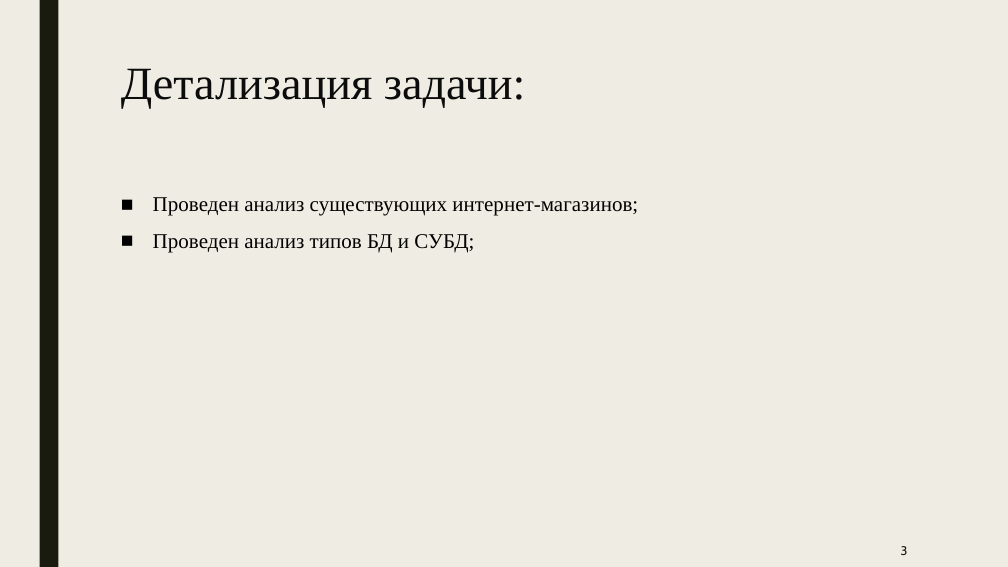
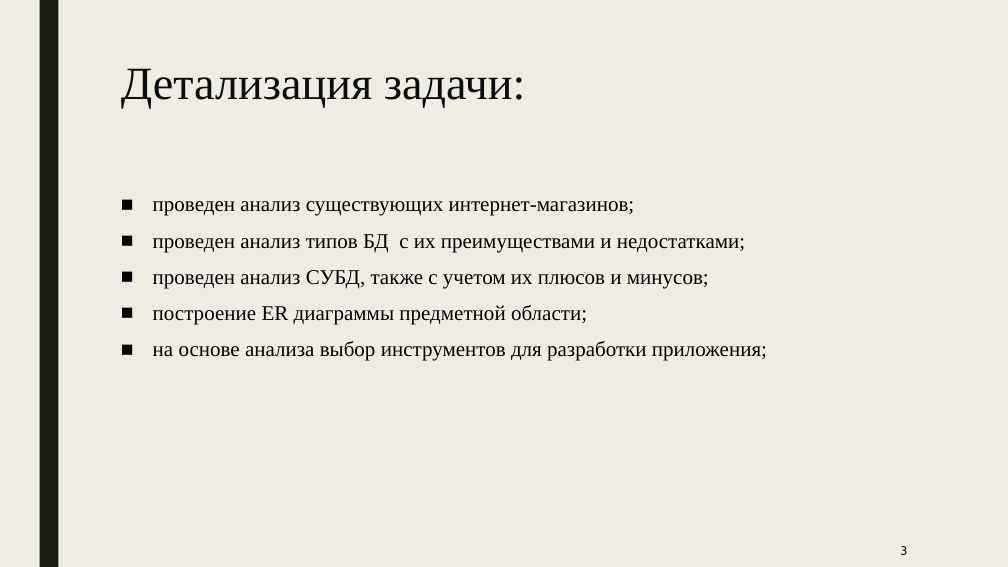
Before and after one commit to Danon12n/Danon12n, a slide deck: slide 3 of otchet LaTeX/финалочка/Prezentacia_Nechitaylo_IU7-66B (1).pptx. Drawn at 1008x567 pixels with LibreOffice and Linux fonts; fonts in the diff are those of the drawing. Boxes give left, top, right and bottom in pixels: in the first picture for what was removed or moved away, otherwise in the second. Text is boxed around its words. In the diff, an @@ line names an element or a change of style, - is before the commit and + after.

```diff
--- a/otchet LaTeX/финалочка/Prezentacia_Nechitaylo_IU7-66B (1).pptx
+++ b/otchet LaTeX/финалочка/Prezentacia_Nechitaylo_IU7-66B (1).pptx
@@ text at <box>153,201,767,361</box>: text changed @@
-■ Проведен анализ существующих интернет-магазинов;
-■ Проведен анализ типов БД и СУБД;
+■ проведен анализ существующих интернет-магазинов;
+■ проведен анализ типов БД с их преимуществами и недостатками;
+■ проведен анализ СУБД, также с учетом их плюсов и минусов;
+■ построение ER диаграммы предметной области;
+■ на основе анализа выбор инструментов для разработки приложения;
```
Also in this commit, not shown: 3 other slides changed, 1 other file.
